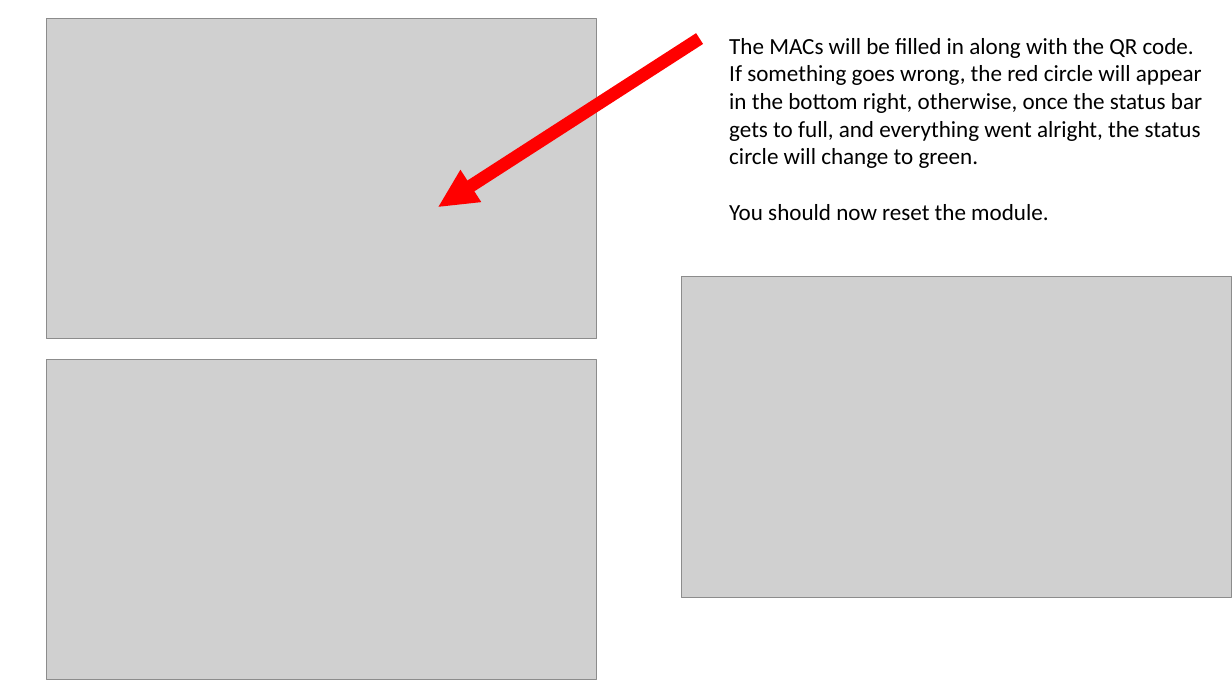
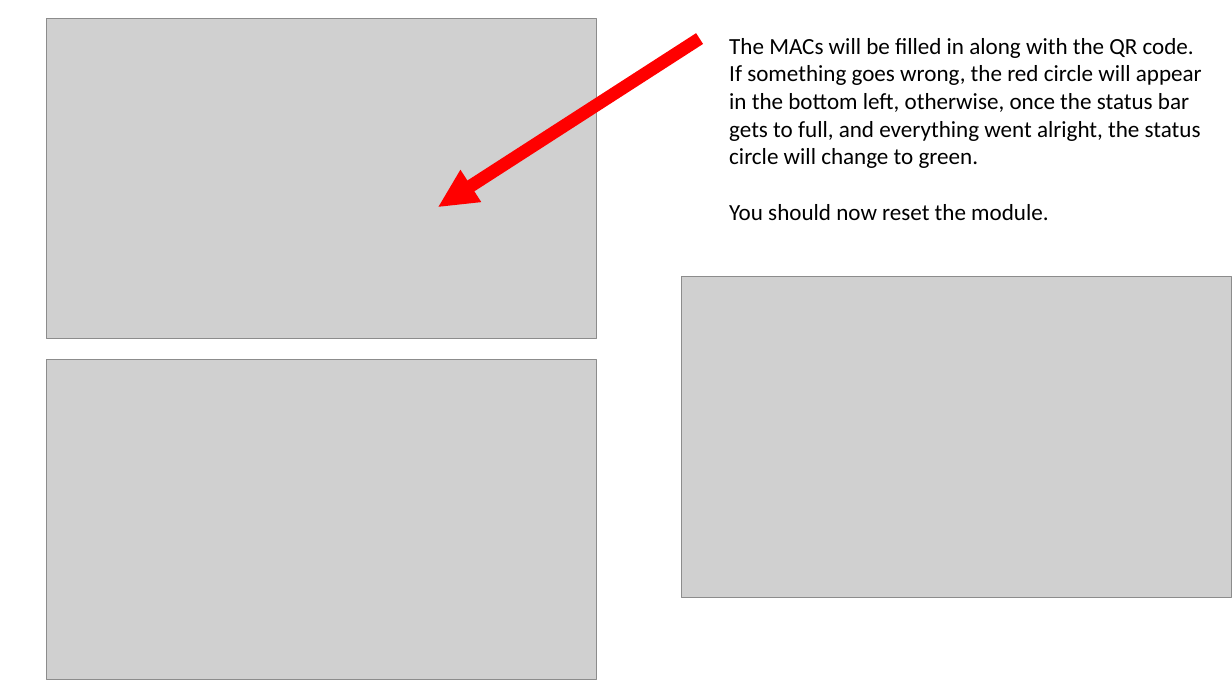
Before and after one commit to wordsforthewise/nate-g, a slide deck: slide 4 of docs/NodeMCUonWindows.pptx. Drawn at 1232x693 pixels with LibreOffice and Linux fonts; fonts in the diff are those of the drawing; grey boxes stand for pictures. Boxes give left, top, right and bottom in pixels: in the first picture for what was removed or moved away, otherwise in the second. Text is boxed around its words. In the diff, an @@ line names an element or a change of style, - is before the commit and + after.

```diff
--- a/docs/NodeMCUonWindows.pptx
+++ b/docs/NodeMCUonWindows.pptx
@@ text at (729, 93, 1189, 112): text changed @@
-in the bottom right, otherwise, once the status bar
+in the bottom left, otherwise, once the status bar
```
Also in this commit, not shown: 7 other slides changed, 1 other file.
